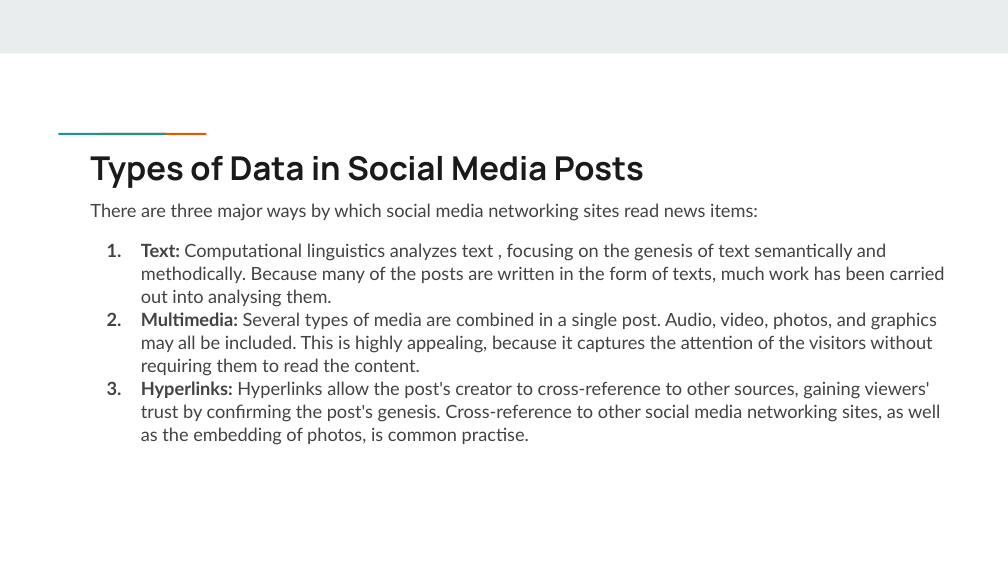
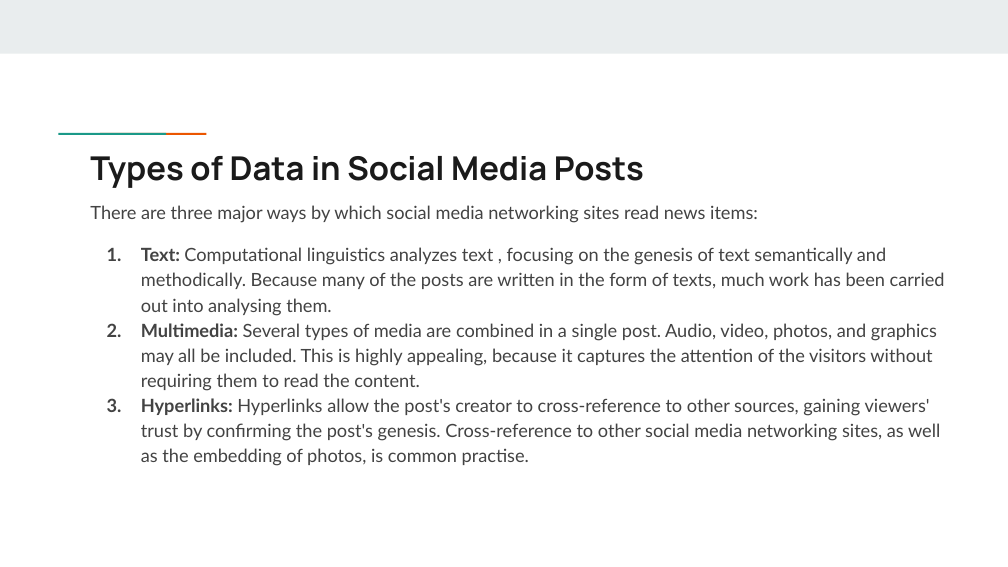
Before and after one commit to Purviharniya/Fake-news-detection, a slide deck: slide 4 of Group6_PPT_ML_IA2.pptx. Drawn at 1008x567 pixels with LibreOffice and Linux fonts; fonts in the diff are those of the drawing. Boxes give left, top, right and bottom in pixels: in the first picture for what was removed or moved away, otherwise in the second. Text is boxed around its words. In the diff, an @@ line names an element or a change of style, - is before the commit and + after.

```diff
--- a/Group6_PPT_ML_IA2.pptx
+++ b/Group6_PPT_ML_IA2.pptx
@@ text "There are three major ways ..." at (90, 205, 945, 466): line spacing 1.05 to 1.15 @@
```
Also in this commit, not shown: 5 other slides changed, 2 other files.
